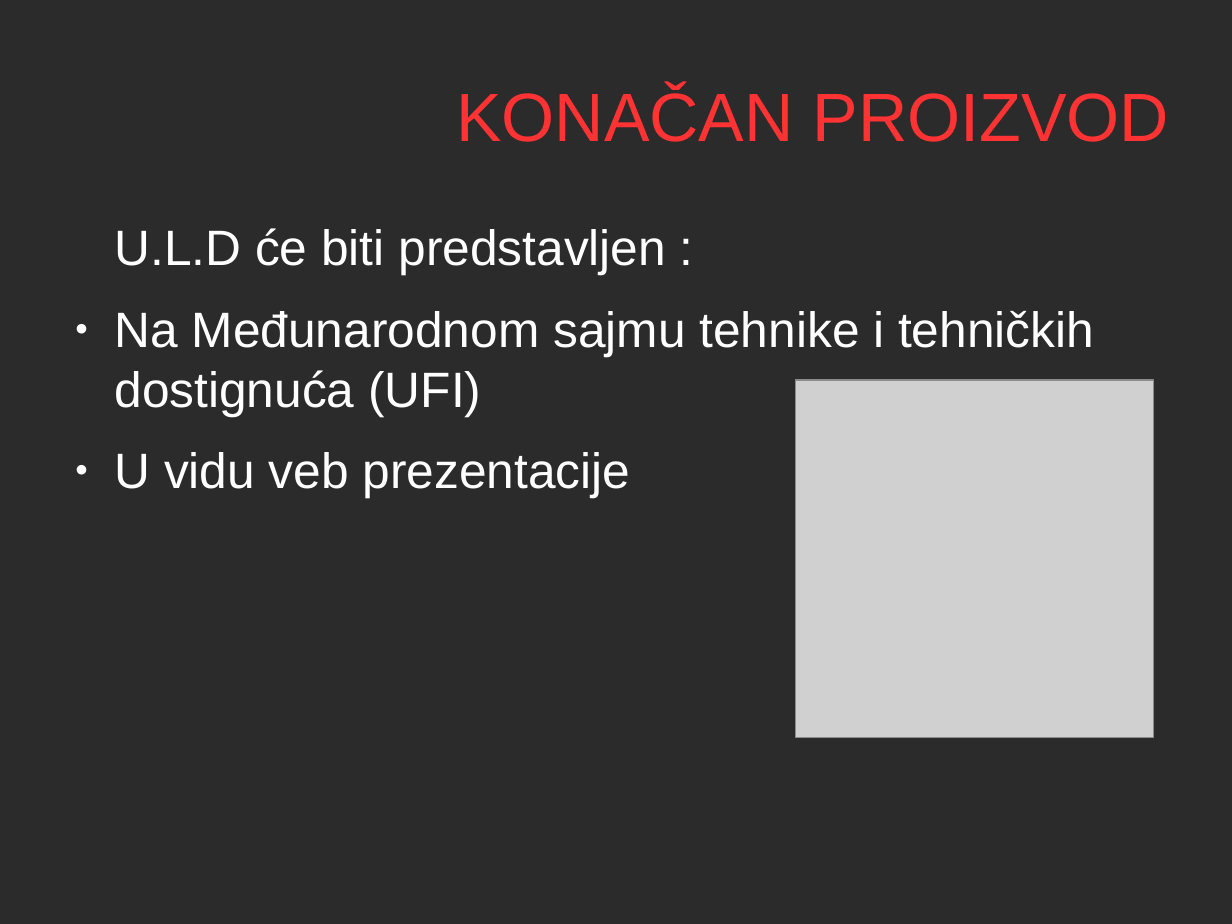
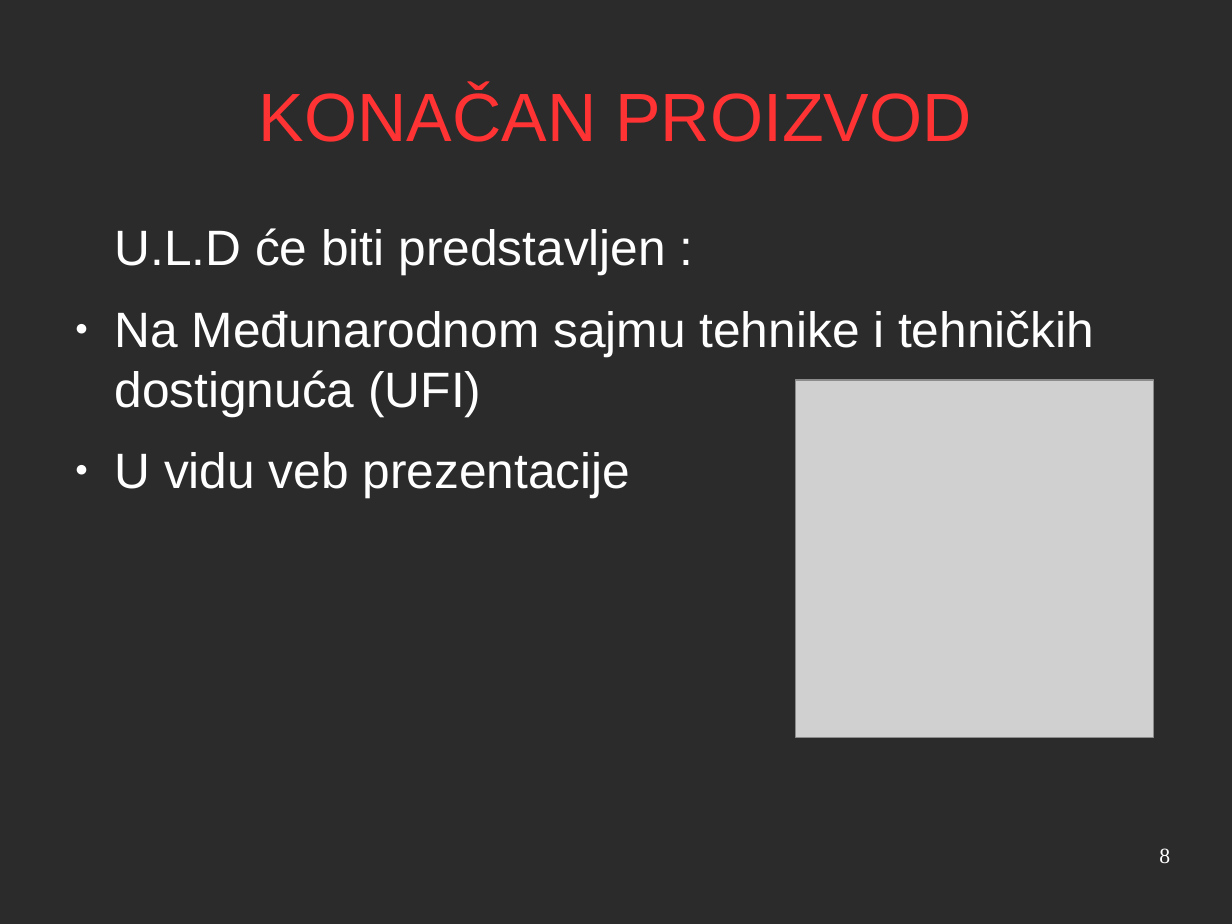
Before and after one commit to salesh/UpravljanjeProjektima, a slide deck: slide 8 of prezentacija/prezentacija.odp. Drawn at 1232x924 pixels with LibreOffice and Linux fonts; fonts in the diff are those of the drawing; grey boxes stand for pictures; background and template pictures are left out; a plain dark background stands for a picture behind light text. Boxes give left, top, right and bottom in pixels: in the first picture for what was removed or moved away, otherwise in the second. Text is boxed around its words. In the diff, an @@ line names an element or a change of style, - is before the commit and + after.

```diff
--- a/prezentacija/prezentacija.odp
+++ b/prezentacija/prezentacija.odp
@@ title "KONAČAN PROIZVOD" at box(259, 86, 971, 142): alignment right to centre @@
@@ page number added at box(1159, 848, 1170, 864), 14 pt, text #FFFFFF @@
+8
```
Also in this commit, not shown: 9 other slides changed, 2 other files.
